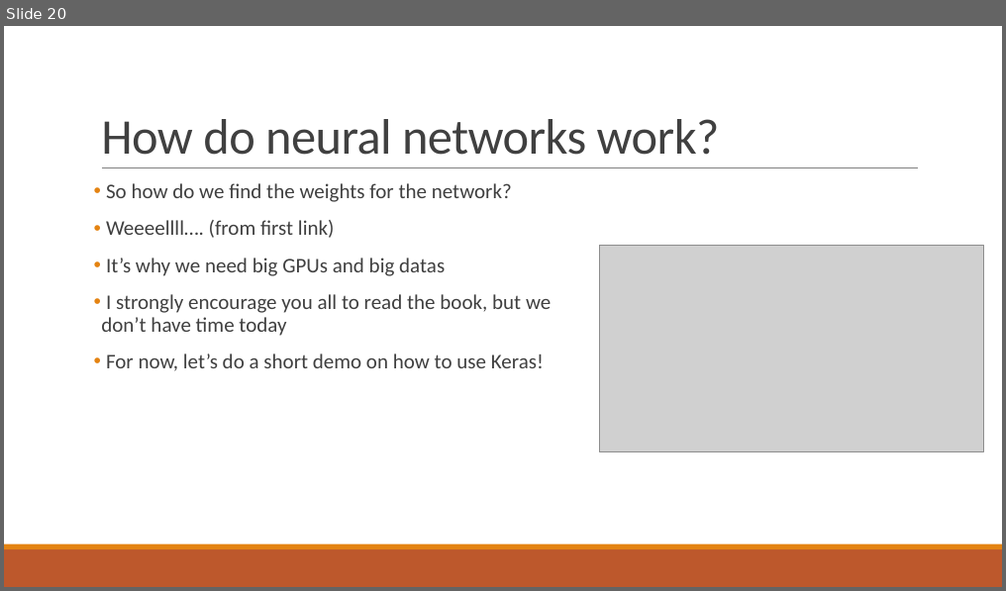
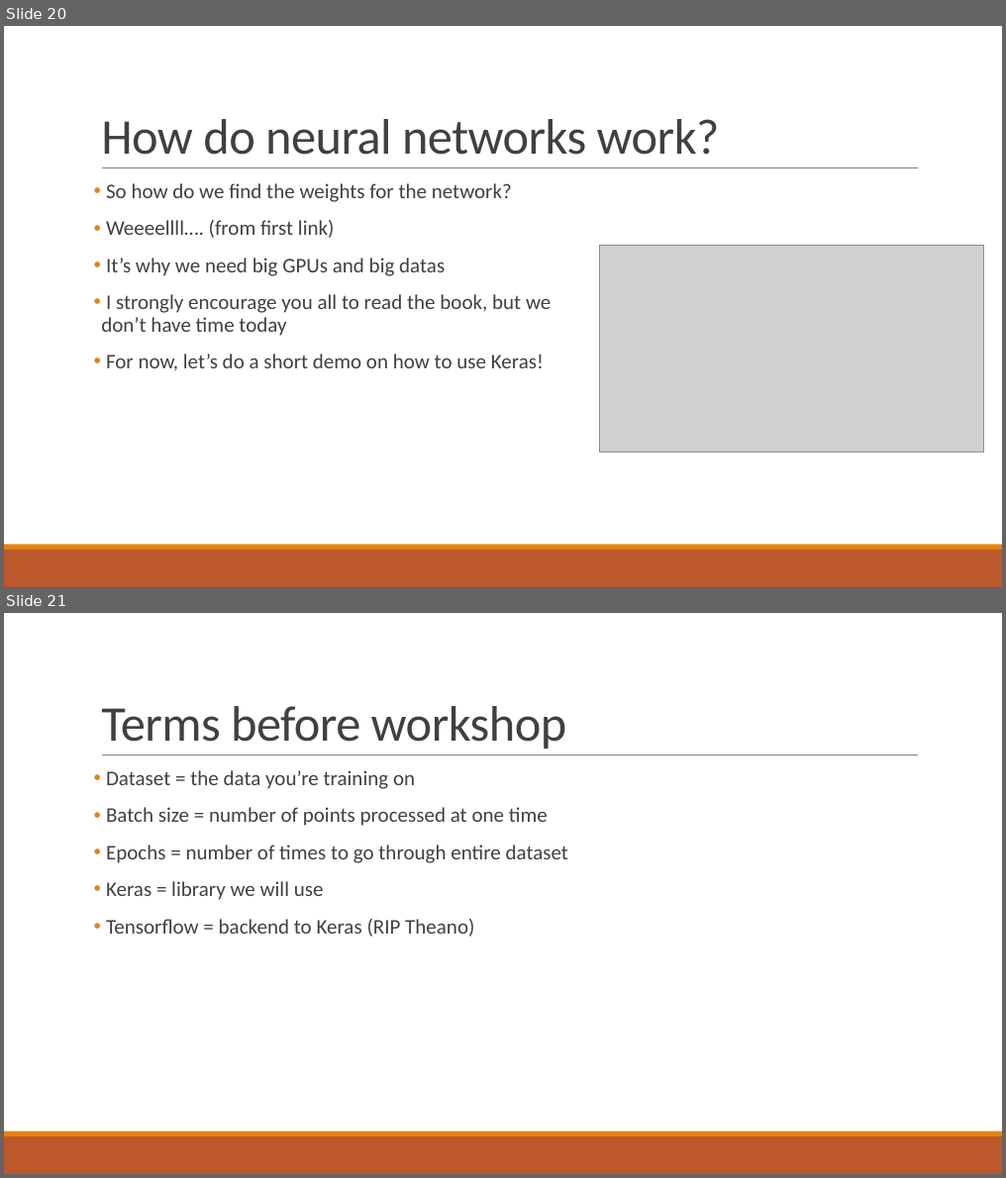
Before and after one commit to santacml/Keras_Talk_IEEE, a slide deck: Talk Files/Yet Another Neural Network Intro (YANNI).pptx. Shown one above the other, each under a label of ours: slide 20 before the commit, slides 20 and 21 after it. The pictures are 1006x591 and 1006x1178 pixels, drawn with LibreOffice and Linux fonts; fonts in the diff are those of the drawing; grey boxes stand for pictures. Boxes give left, top, right and bottom in pixels: in the first picture for what was removed or moved away, otherwise in the second. Text is boxed around its words. In the diff, an @@ line names an element or a change of style, - is before the commit and + after.

```diff
--- a/Talk Files/Yet Another Neural Network Intro (YANNI).pptx
+++ b/Talk Files/Yet Another Neural Network Intro (YANNI).pptx
@@ slide 21 added at (4,613,1002,1174), background #FFFFFF; not listed: 3 template elements that a slide beside it also shows @@
@@ title added at (101,706,567,749), 48 pt, text #404040 @@
+Terms before workshop
@@ text added at (106,770,568,937), 20 pt, text #404040 @@
+• Dataset = the data you’re training on
+• Batch size = number of points processed at one time
+• Epochs = number of times to go through entire dataset
+• Keras = library we will use
+• Tensorflow = backend to Keras (RIP Theano)
```
Also in this commit, not shown: 1 slide changed, 1 other slide added, 1 other file.
